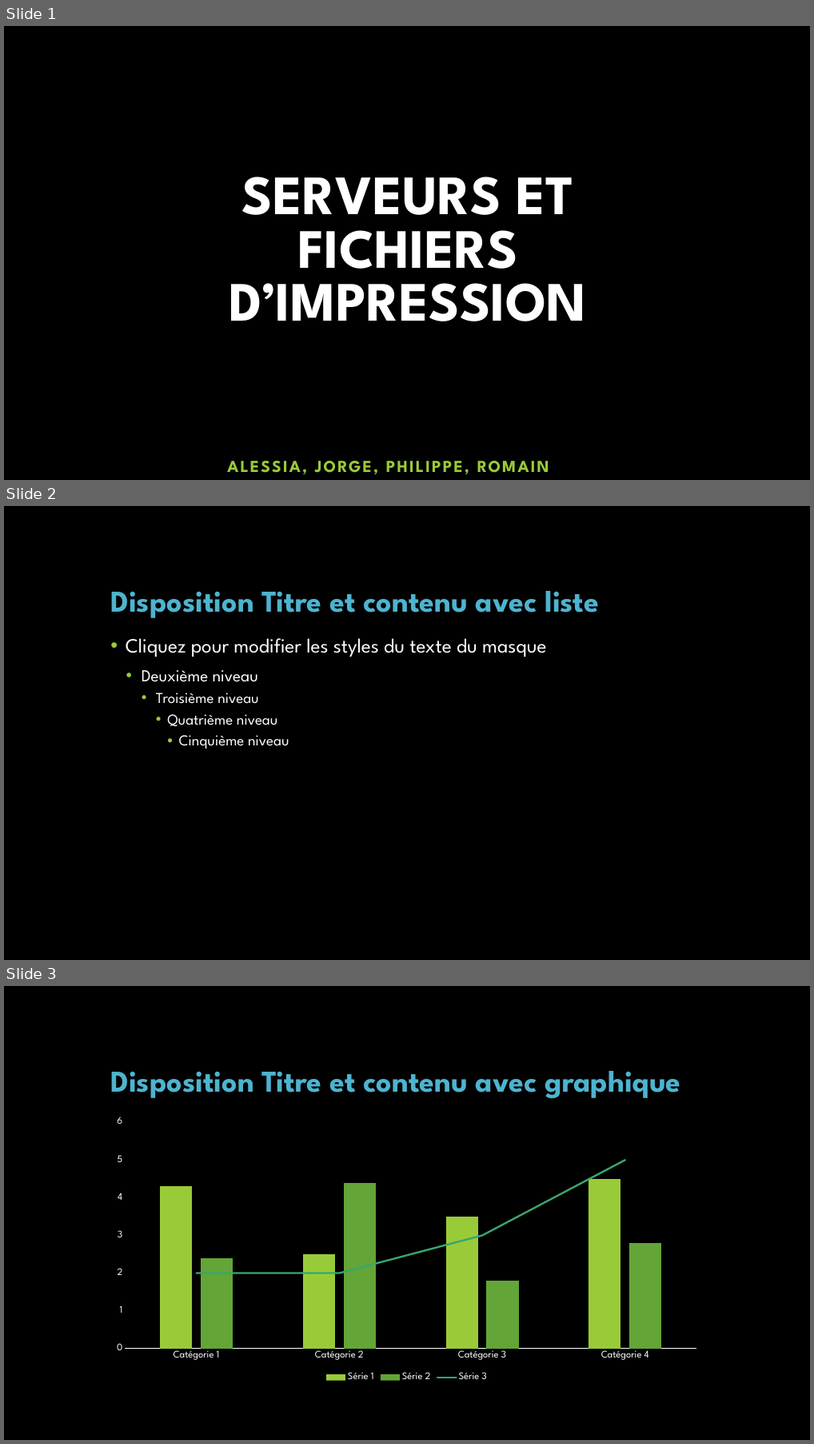
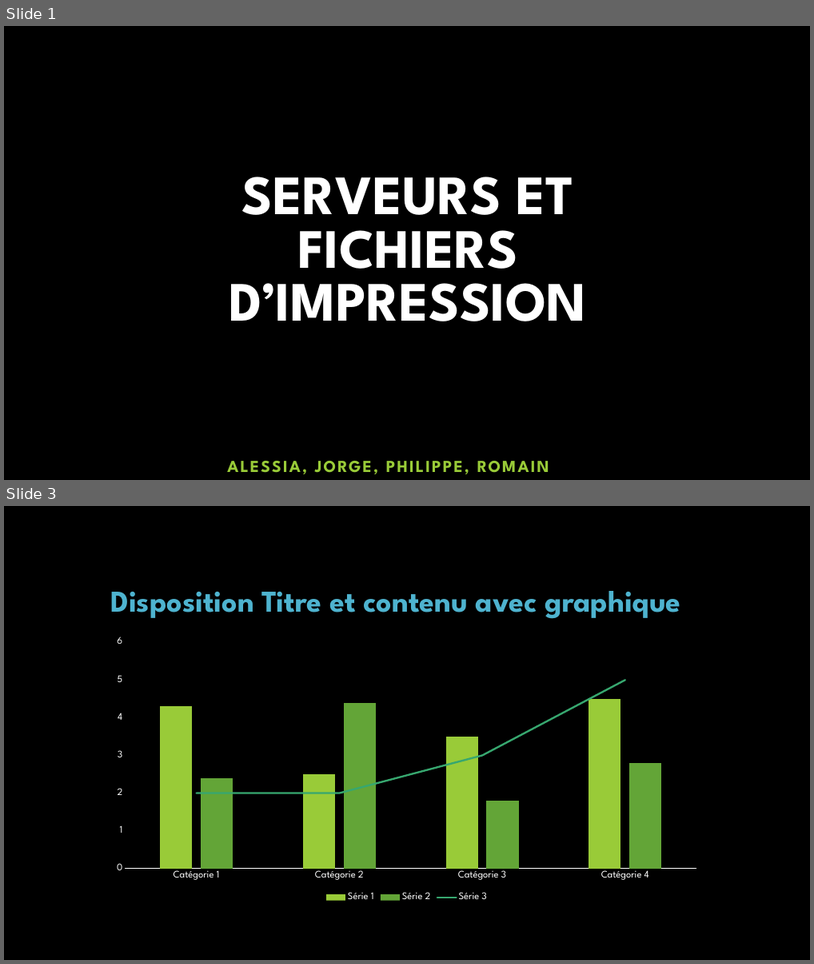
Before and after one commit to J0rg321/Serveur_Fichiers_ICT-123, a slide deck: SERVEUR ET FICHIERS D’IMPRESSION.pptx. Shown one above the other, each under a label of ours: slides 1, 2 and 3 before the commit, slides 1 and 3 after it; the slides between them are not shown. The pictures are 814x1444 and 814x964 pixels, drawn with LibreOffice and Linux fonts; fonts in the diff are those of the drawing; background and template pictures are left out. Boxes give left, top, right and bottom in pixels: in the first picture for what was removed or moved away, otherwise in the second. Text is boxed around its words. In the diff, an @@ line names an element or a change of style, - is before the commit and + after.

Commit message:
j'ai ajouté un titre au powerpoint

```diff
--- a/SERVEUR ET FICHIERS D’IMPRESSION.pptx
+++ b/SERVEUR ET FICHIERS D’IMPRESSION.pptx
@@ slide 2 removed at <box>4,506,810,960</box>, background picture (left out) @@
@@ title removed at <box>110,591,600,618</box> @@
-Disposition Titre et contenu avec liste
@@ text removed at <box>126,638,546,748</box> @@
-• Cliquez pour modifier les styles du texte du masque
-  • Deuxième niveau
-    • Troisième niveau
-      • Quatrième niveau
-        • Cinquième niveau
```
Also in this commit, not shown: 1 slide added.
